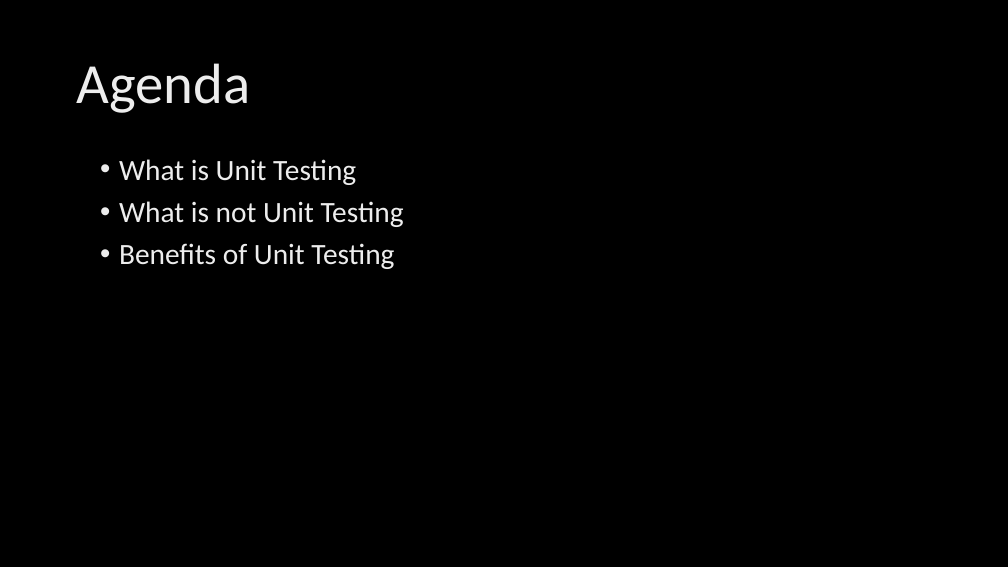
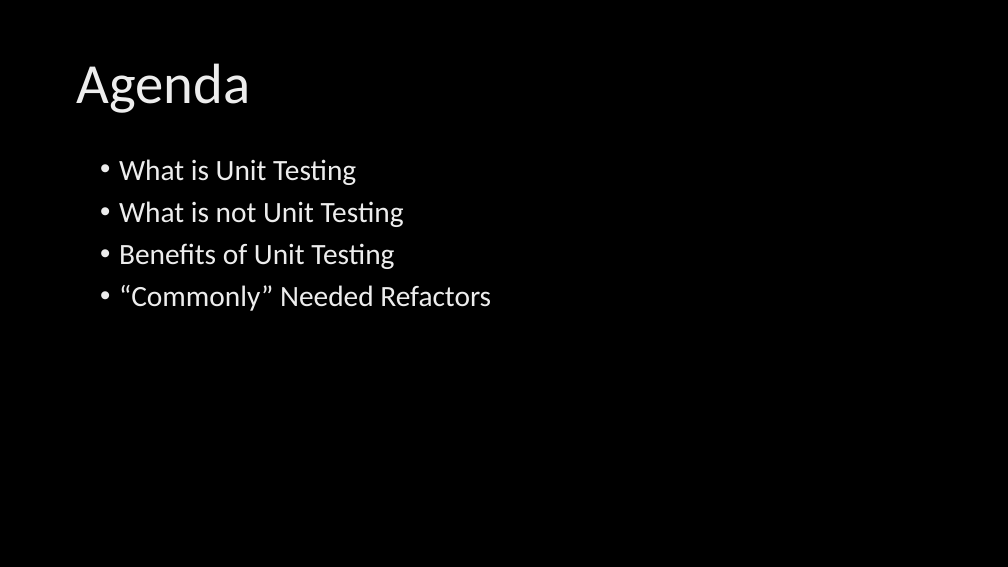
Before and after one commit to hutchcodes/RefactorForTesting, a slide deck: slide 2 of RefactorForTest.pptx. Drawn at 1008x567 pixels with LibreOffice and Linux fonts; fonts in the diff are those of the drawing; background and template pictures are left out. Boxes give left, top, right and bottom in pixels: in the first picture for what was removed or moved away, otherwise in the second. Text is boxed around its words. In the diff, an @@ line names an element or a change of style, - is before the commit and + after.

```diff
--- a/RefactorForTest.pptx
+++ b/RefactorForTest.pptx
@@ text at (119, 285, 491, 311): paragraph added @@
+• “Commonly” Needed Refactors
```
Also in this commit, not shown: 8 other files.
